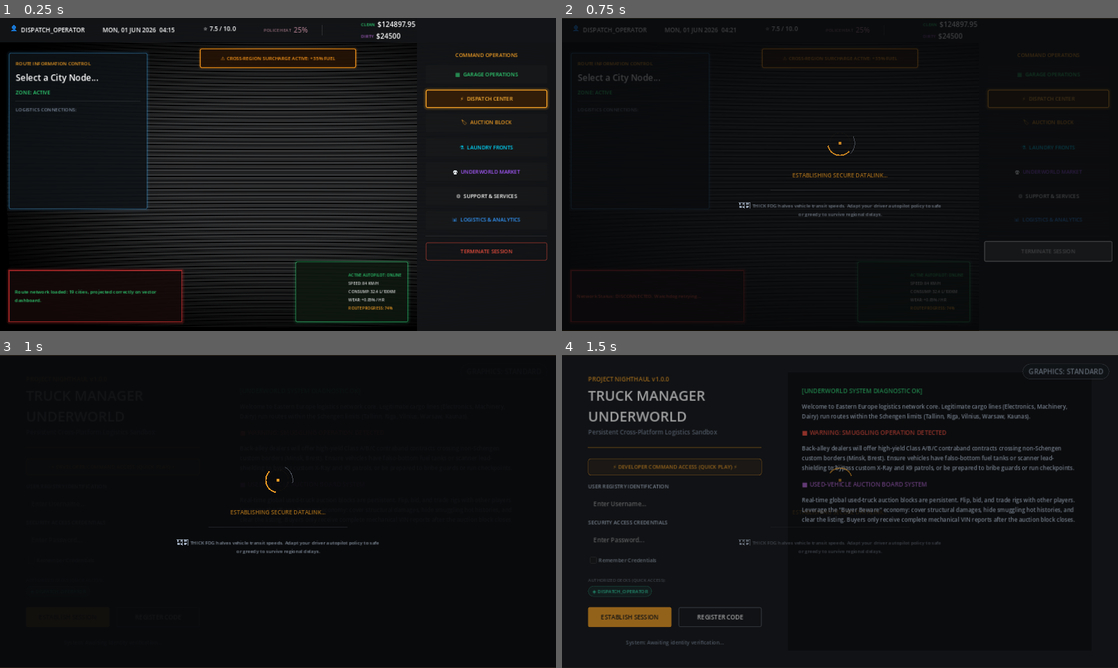
Above: before the commit, frames 1-4 (two rows, left to right).
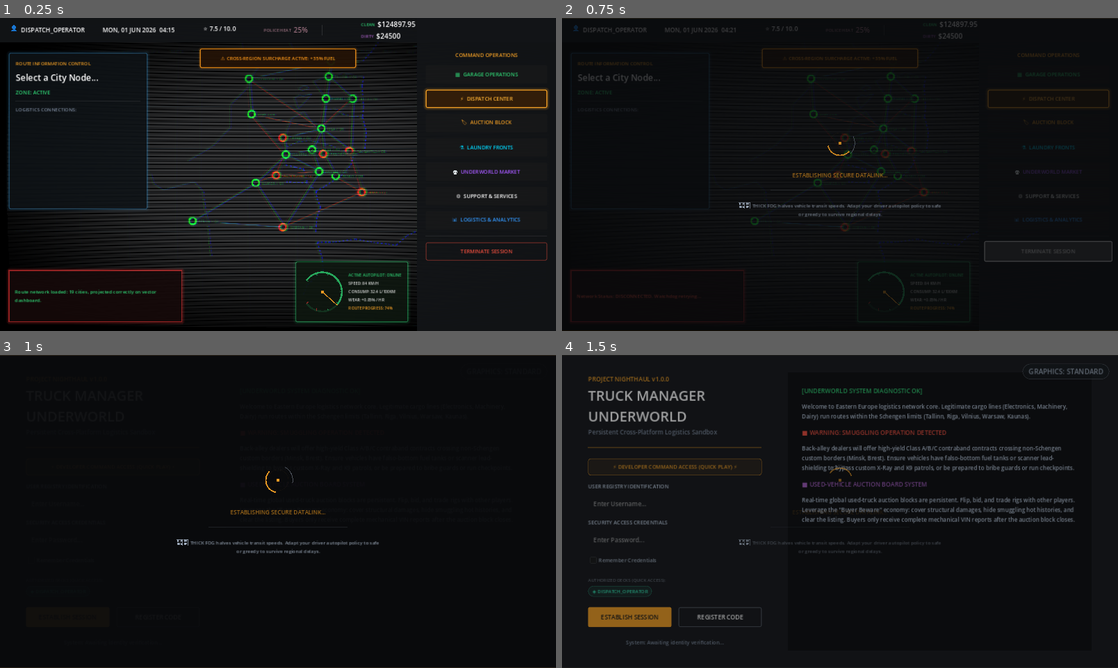
Above: after the commit, the same moments.

Repository: p0mkin/LogistiXpert
Game: Godot game, scene res://scenes/game_map/GameMap.tscn
The game is run twice, just before and just after one commit, with the same random seed, the same clock (stepped at 60 frames per second) and the same inputs. This scene is started directly instead of the project's main scene.
Inputs (mouse positions are in pixels of both pictures, inside the frame that each line leads up to):
- Up to frame 1 (0.25 s): no input
- Up to frame 2 (0.75 s): click "TERMINATE SESSION" at 0.5 s
- Up to frame 3 (1 s): no input
- Up to frame 4 (1.5 s): click (673, 502) at 1.27 s; type "Alex" at 1.35 s

The runs differ from the first frame. In frame 1, 2.5% of the frame differs, in the area x 27-75%, y 7-94%; in frame 2, 0.4%; in frame 3, nothing differs; in frame 4, nothing differs.
Error before the commit: Invalid assignment of property or key 'value' with value of type 'Nil' on a base object of type 'HSlider'. (res://scenes/game_map/GameMap.gd:372)

Commit message:
fix(map): safeguard GameMap initialization and font loading to prevent crashes and fix map projection rendering

Diff:
--- a/client/scenes/game_map/GameMap.gd
+++ b/client/scenes/game_map/GameMap.gd
@@ -32,16 +32,16 @@
 @onready var tachograph_draw: Control = %TachographDraw
 
 # Interactive Shader Calibration & System Preset Controls
-@onready var close_support_btn: Button = %CloseSupportBtn
-@onready var vignette_slider: HSlider = %VignetteSlider
-@onready var scanline_slider: HSlider = %ScanlineSlider
-@onready var curvature_slider: HSlider = %CurvatureSlider
-@onready var density_slider: HSlider = %DensitySlider
-@onready var vignette_val_lbl: Label = %VignetteValue
-@onready var scanline_val_lbl: Label = %ScanlineValue
-@onready var curvature_val_lbl: Label = %CurvatureValue
-@onready var density_val_lbl: Label = %DensityValue
-@onready var quality_preset_btn: Button = %QualityPresetBtn
+@onready var close_support_btn: Button = get_node_or_null("%CloseSupportBtn")
+@onready var vignette_slider: HSlider = get_node_or_null("%VignetteSlider")
+@onready var scanline_slider: HSlider = get_node_or_null("%ScanlineSlider")
+@onready var curvature_slider: HSlider = get_node_or_null("%CurvatureSlider")
+@onready var density_slider: HSlider = get_node_or_null("%DensitySlider")
+@onready var vignette_val_lbl: Label = get_node_or_null("%VignetteValue")
+@onready var scanline_val_lbl: Label = get_node_or_null("%ScanlineValue")
+@onready var curvature_val_lbl: Label = get_node_or_null("%CurvatureValue")
+@onready var density_val_lbl: Label = get_node_or_null("%DensityValue")
+@onready var quality_preset_btn: Button = get_node_or_null("%QualityPresetBtn")
 @onready var shader_overlay: ColorRect = $ShaderOverlayLayer/ShaderOverlay if has_node("ShaderOverlayLayer/ShaderOverlay") else null
 
 var clock_lbl: Label = null
@@ -362,24 +362,32 @@
 
 		# Read starting states
 		var vig_val = mat.get_shader_parameter("vignette_intensity")
+		if vig_val == null:
+			vig_val = 1.2
 		if vignette_slider:
 			vignette_slider.value = vig_val
 		if vignette_val_lbl:
 			vignette_val_lbl.text = "%.2f" % vig_val
 
 		var scan_val = mat.get_shader_parameter("scanline_alpha")
+		if scan_val == null:
+			scan_val = 0.35
 		if scanline_slider:
 			scanline_slider.value = scan_val
 		if scanline_val_lbl:
 			scanline_val_lbl.text = "%.2f" % scan_val
 
 		var curv_val = mat.get_shader_parameter("curvature")
+		if curv_val == null:
+			curv_val = 6.0
 		if curvature_slider:
 			curvature_slider.value = curv_val
 		if curvature_val_lbl:
 			curvature_val_lbl.text = "%.1f" % curv_val
 
 		var dens_val = mat.get_shader_parameter("scanline_count")
+		if dens_val == null:
+			dens_val = 360.0
 		if density_slider:
 			density_slider.value = dens_val
 		if density_val_lbl:
@@ -665,7 +673,9 @@
 # ==========================================
 func _draw_vector_map() -> void:
 	print("[DEBUG] _draw_vector_map() called! cities_data count: ", cities_data.size())
-	var font = get_theme_font("font")
+	var font = ThemeDB.get_fallback_font()
+	if not font:
+		font = get_theme_font("font")
 	var font_size = 10
 	var text_color = Color(0.2, 0.45, 0.55, 0.4)
 
@@ -1093,7 +1103,9 @@
 
 		# --- DIRECT MAP TEXT LABELING ---
 		# Draw city names + code next to each coordinate node using clean tiny styling (zoom & scale-aware)
-		var node_label_font = get_theme_font("font")
+		var node_label_font = ThemeDB.get_fallback_font()
+		if not node_label_font:
+			node_label_font = get_theme_font("font")
 		if node_label_font:
 			var label_text = node_city.name.to_upper()
 			var label_col = Color(0.709, 0.768, 0.843, 0.85)
